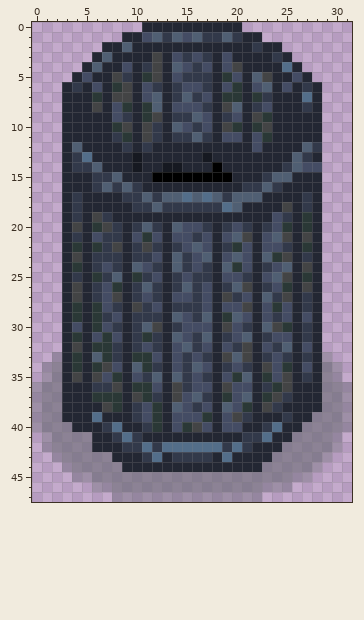
Edited in one commit: pixel-art sprite (Game Arts/ThrashBox.png). The first picture shows the starting point.
The file is 32x48 pixels. Colours within 5 levels of each other are drawn and written as one.
The same view after the edit:
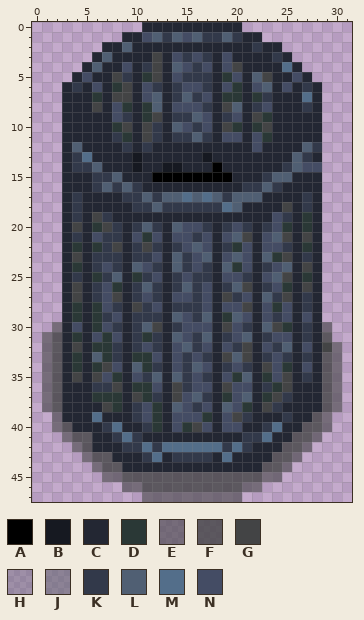
Palette (. is transparent): A #000000  B #161921  C #232733  D #2a3836  E #4344459a  F #434445cd  G #434445  H #5e62695f  J #5e62698d  K #32394a  L #505f73  M #536e8a  N #444c64
Difference:
y 30: x 2 . -> E; x 29 . -> E
y 31: x 1..2 .. -> EF; x 29 . -> F
y 32: x 1..2 .. -> EF; x 29..30 .. -> GE
y 33: x 1..2 .H -> EF; x 29..30 H. -> FE
y 34..35: x 1..2 HJ -> EF; x 29..30 JH -> FE
y 36..38: x 0..2 HJJ -> .EF; x 29..31 JJH -> FE.
y 39: x 0..2 HJJ -> ..E; x 28..31 JJJH -> FE..
y 40: x 0..3 HJJJ -> ..EF; x 27..31 JJJJH -> FFE..
y 41: x 1..5 HJJJJ -> ..EFF; x 26..30 JJJJH -> FFE..
y 42: x 1..5 HJJJJ -> ...EF; x 25..30 JJJJJH -> FFE...
y 43: x 2..7 HJJJJJ -> ...EFF; x 24..29 JJJJJH -> FFE...
y 44: x 3..8 HJJJJJ -> ...EFF; x 23..28 JJJJJH -> FFE...
y 45: x 4..27 HHJJJJJJJJJJJJJJJJJJJJHH -> ...EEFFFFFFFFFFFFFFEE...
y 46: x 6..25 HHJJJJJJJJJJJJJJJHHH -> ...EEFFFFFFFFFFEE...
y 47: x 8..22 HHHHHHHHHHHHHHH -> ...EEEEEEEEEE..
Changed places in both pictures, as pixel boxes (x1, y1, x2, y2):
changed: (32, 322, 352, 502)
